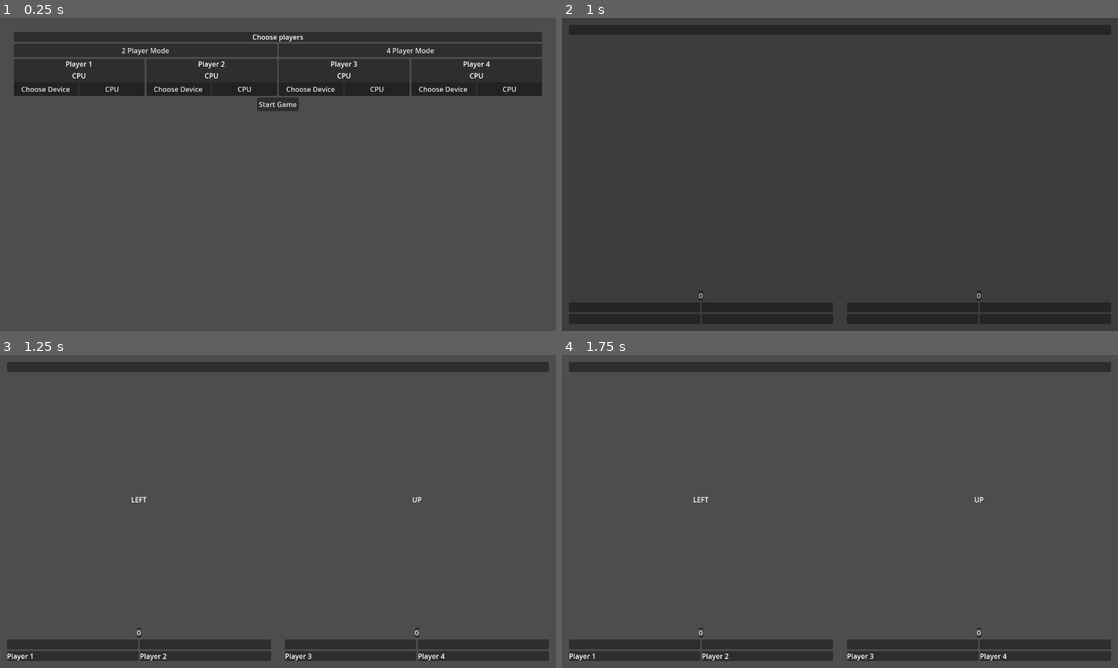
Above: before the commit, frames 1-4 (two rows, left to right).
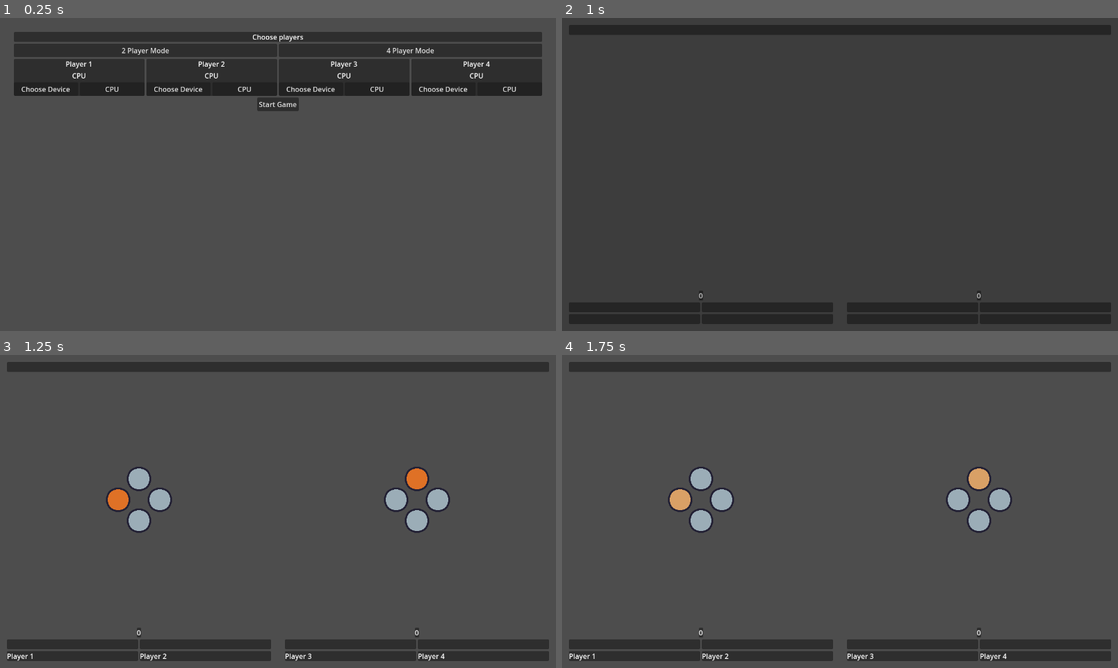
Above: after the commit, the same moments.

Repository: VileOar/js-final-proj
Game: Godot game, scene res://src/player_select/player_select.tscn
Same seed, same stepped clock (60 frames per second), same inputs: the game is played once before the commit and once after it. The engine's default icon, where the game draws it, is replaced by a stand-in: a white triangle on a blue panel in a dark square.
Inputs (mouse positions are in pixels of both pictures, inside the frame that each line leads up to):
- Up to frame 1 (0.25 s): no input
- Up to frame 2 (1 s): click "Start Game" at 0.5 s
- Up to frame 3 (1.25 s): no input
- Up to frame 4 (1.75 s): move the mouse to (962, 495) at 1.27 s; hold D (coop_right) from 1.28 s (still down); click (962, 495) at 1.42 s

Frames 1-2 are identical in both runs. In frame 3, 2.2% of the frame differs, in the area x 19-81%, y 35-57%; in frame 4, 2.2%.

Commit message:
added basic prompt graphics

Diff:
--- /dev/null
+++ b/assets/spriteframes/animated_prompt.tres
@@ -0,0 +1,37 @@
+[gd_resource type="SpriteFrames" load_steps=5 format=3 uid="uid://cqm0mrkkjr6x4"]
+
+[ext_resource type="Texture2D" uid="uid://dfxml8qs653c5" path="res://assets/dyad_game/direction_prompt.png" id="1_vk0ar"]
+
+[sub_resource type="AtlasTexture" id="AtlasTexture_ie1ja"]
+atlas = ExtResource("1_vk0ar")
+region = Rect2(0, 64, 64, 64)
+
+[sub_resource type="AtlasTexture" id="AtlasTexture_vdtv3"]
+atlas = ExtResource("1_vk0ar")
+region = Rect2(0, 128, 64, 64)
+
+[sub_resource type="AtlasTexture" id="AtlasTexture_fb7io"]
+atlas = ExtResource("1_vk0ar")
+region = Rect2(0, 0, 64, 64)
+
+[resource]
+animations = [{
+"frames": [{
+"duration": 1.0,
+"texture": SubResource("AtlasTexture_ie1ja")
+}, {
+"duration": 1.0,
+"texture": SubResource("AtlasTexture_vdtv3")
+}],
+"loop": true,
+"name": &"flashing",
+"speed": 3.0
+}, {
+"frames": [{
+"duration": 1.0,
+"texture": SubResource("AtlasTexture_fb7io")
+}],
+"loop": true,
+"name": &"normal",
+"speed": 5.0
+}]
--- a/project.godot
+++ b/project.godot
@@ -105,3 +105,7 @@
 , Object(InputEventJoypadButton,"resource_local_to_scene":false,"resource_name":"","device":-1,"button_index":12,"pressure":0.0,"pressed":true,"script":null)
 ]
 }
+
+[rendering]
+
+textures/canvas_textures/default_texture_filter=0
--- a/src/autoloads/Global.gd
+++ b/src/autoloads/Global.gd
@@ -35,7 +35,7 @@
 const WRONG_DELAY = 2.0
 
 ## total time for a round
-const ROUND_TIME = 30.0
+const ROUND_TIME = 10.0
 
 ## number of rounds in a game
 const NUM_ROUNDS = 5
--- a/src/dyad_game/dyad_game.tscn
+++ b/src/dyad_game/dyad_game.tscn
@@ -6,7 +6,7 @@
 [ext_resource type="Script" path="res://src/dyad_game/states/prompt_state.gd" id="4_23ul0"]
 [ext_resource type="Script" path="res://src/dyad_game/states/right_state.gd" id="5_u1kn3"]
 [ext_resource type="Script" path="res://src/dyad_game/states/wrong_state.gd" id="6_t7b25"]
-[ext_resource type="PackedScene" uid="uid://da7wxe2reu70r" path="res://src/dyad_game/ui/prompt_ui.tscn" id="7_bxmv3"]
+[ext_resource type="PackedScene" uid="uid://da7wxe2reu70r" path="res://src/dyad_game/ui/prompt/prompt_ui.tscn" id="7_bxmv3"]
 [ext_resource type="PackedScene" uid="uid://7c4smtyjcn3m" path="res://src/dyad_game/ui/player_ui.tscn" id="8_6rlia"]
 [ext_resource type="PackedScene" uid="uid://bvafdm68j240m" path="res://src/dyad_game/ui/dyad_score_ui.tscn" id="8_oaqla"]
 
--- a/src/dyad_game/states/prompt_state.gd
+++ b/src/dyad_game/states/prompt_state.gd
@@ -35,6 +35,7 @@
 	_fsm.start_stop_timer(false)
 	_fsm.connect_disconnect_timer(false, _timeout)
 	_fsm.write_answers(_player_answers.values())
+	_fsm.show_prompt_ui(false, Global.Directions.NONE)
 
 
 ## callback to an input signal from the input manager[br]
--- /dev/null
+++ b/src/dyad_game/ui/prompt/animated_prompt.gd
@@ -0,0 +1,5 @@
+extends Node2D
+
+
+func _ready():
+	$Flashing.play("flashing")
--- /dev/null
+++ b/src/dyad_game/ui/prompt/animated_prompt.tscn
@@ -0,0 +1,28 @@
+[gd_scene load_steps=3 format=3 uid="uid://bxsla0a4rcmlb"]
+
+[ext_resource type="SpriteFrames" uid="uid://cqm0mrkkjr6x4" path="res://assets/spriteframes/animated_prompt.tres" id="1_6uo1o"]
+[ext_resource type="Script" path="res://src/dyad_game/ui/prompt/animated_prompt.gd" id="1_lim21"]
+
+[node name="AnimatedPrompt" type="Node2D"]
+script = ExtResource("1_lim21")
+
+[node name="Flashing" type="AnimatedSprite2D" parent="."]
+position = Vector2(48, 0)
+sprite_frames = ExtResource("1_6uo1o")
+animation = &"flashing"
+frame_progress = 0.336098
+
+[node name="Other1" type="AnimatedSprite2D" parent="."]
+position = Vector2(-48, 0)
+sprite_frames = ExtResource("1_6uo1o")
+animation = &"normal"
+
+[node name="Other2" type="AnimatedSprite2D" parent="."]
+position = Vector2(0, -48)
+sprite_frames = ExtResource("1_6uo1o")
+animation = &"normal"
+
+[node name="Other3" type="AnimatedSprite2D" parent="."]
+position = Vector2(0, 48)
+sprite_frames = ExtResource("1_6uo1o")
+animation = &"normal"
--- a/src/dyad_game/ui/prompt_ui.gd
+++ b/src/dyad_game/ui/prompt/prompt_ui.gd
@@ -5,7 +5,7 @@
 class_name PromptUI
 
 ## reference to the prompt UI node
-@onready var _prompt = %PromptLabel as Label
+@onready var _prompt = %AnimatedPrompt as Node2D
 
 
 ## function to set the prompt to display a new prompt
@@ -13,14 +13,15 @@
 	# TODO: add logic to randomly scramble the UI (mismatching colours, buttons, in order to trick
 	#		the player
 	# TODO: change this from a label to something better
+	_prompt.visible = true
 	match direction:
 		Global.Directions.LEFT:
-			_prompt.text = "LEFT"
+			_prompt.rotation_degrees = 180
 		Global.Directions.RIGHT:
-			_prompt.text = "RIGHT"
+			_prompt.rotation_degrees = 0
 		Global.Directions.UP:
-			_prompt.text = "UP"
+			_prompt.rotation_degrees = -90
 		Global.Directions.DOWN:
-			_prompt.text = "DOWN"
+			_prompt.rotation_degrees = 90
 		Global.Directions.NONE:
-			_prompt.text = ""
+			_prompt.visible = false
--- /dev/null
+++ b/src/dyad_game/ui/prompt/prompt_ui.tscn
@@ -0,0 +1,17 @@
+[gd_scene load_steps=3 format=3 uid="uid://da7wxe2reu70r"]
+
+[ext_resource type="Script" path="res://src/dyad_game/ui/prompt/prompt_ui.gd" id="1_prwfa"]
+[ext_resource type="PackedScene" uid="uid://bxsla0a4rcmlb" path="res://src/dyad_game/ui/prompt/animated_prompt.tscn" id="2_7c4h1"]
+
+[node name="PromptUI" type="MarginContainer"]
+size_flags_horizontal = 3
+size_flags_vertical = 3
+script = ExtResource("1_prwfa")
+
+[node name="Control" type="Control" parent="."]
+layout_mode = 2
+size_flags_horizontal = 4
+size_flags_vertical = 4
+
+[node name="AnimatedPrompt" parent="Control" instance=ExtResource("2_7c4h1")]
+unique_name_in_owner = true
--- a/src/dyad_game/ui/prompt_ui.tscn
+++ /dev/null
@@ -1,13 +0,0 @@
-[gd_scene load_steps=2 format=3 uid="uid://da7wxe2reu70r"]
-
-[ext_resource type="Script" path="res://src/dyad_game/ui/prompt_ui.gd" id="1_emb48"]
-
-[node name="PromptUI" type="MarginContainer"]
-size_flags_horizontal = 3
-size_flags_vertical = 3
-script = ExtResource("1_emb48")
-
-[node name="PromptLabel" type="Label" parent="."]
-unique_name_in_owner = true
-layout_mode = 2
-size_flags_horizontal = 4
--- a/src/round_game/round_game.tscn
+++ b/src/round_game/round_game.tscn
@@ -3,6 +3,21 @@
 [ext_resource type="Script" path="res://src/round_game/round_game.gd" id="1_awtu6"]
 [ext_resource type="PackedScene" uid="uid://csk7v3jwntq18" path="res://src/dyad_game/dyad_game.tscn" id="1_co0oy"]
 [ext_resource type="PackedScene" uid="uid://bbe7i8g4nyqp1" path="res://src/round_game/round_results/round_results_screen.tscn" id="3_oia04"]
+
+[sub_resource type="Animation" id="Animation_voywd"]
+length = 0.001
+tracks/0/type = "value"
+tracks/0/imported = false
+tracks/0/enabled = true
+tracks/0/path = NodePath("FadeScreen:color")
+tracks/0/interp = 1
+tracks/0/loop_wrap = true
+tracks/0/keys = {
+"times": PackedFloat32Array(0),
+"transitions": PackedFloat32Array(1),
+"update": 0,
+"values": [Color(0, 0, 0, 1)]
+}
 
 [sub_resource type="Animation" id="Animation_hanqr"]
 resource_name = "fade_in"
@@ -18,21 +33,6 @@
 "transitions": PackedFloat32Array(1, 1),
 "update": 0,
 "values": [Color(0, 0, 0, 1), Color(0, 0, 0, 0)]
-}
-
-[sub_resource type="Animation" id="Animation_voywd"]
-length = 0.001
-tracks/0/type = "value"
-tracks/0/imported = false
-tracks/0/enabled = true
-tracks/0/path = NodePath("FadeScreen:color")
-tracks/0/interp = 1
-tracks/0/loop_wrap = true
-tracks/0/keys = {
-"times": PackedFloat32Array(0),
-"transitions": PackedFloat32Array(1),
-"update": 0,
-"values": [Color(0, 0, 0, 1)]
 }
 
 [sub_resource type="Animation" id="Animation_5d1nd"]
Binary file added: assets/aseprite/direction_prompt.aseprite
Binary file added: assets/dyad_game/direction_prompt.png
Not shown, added: assets/dyad_game/direction_prompt.png.import
